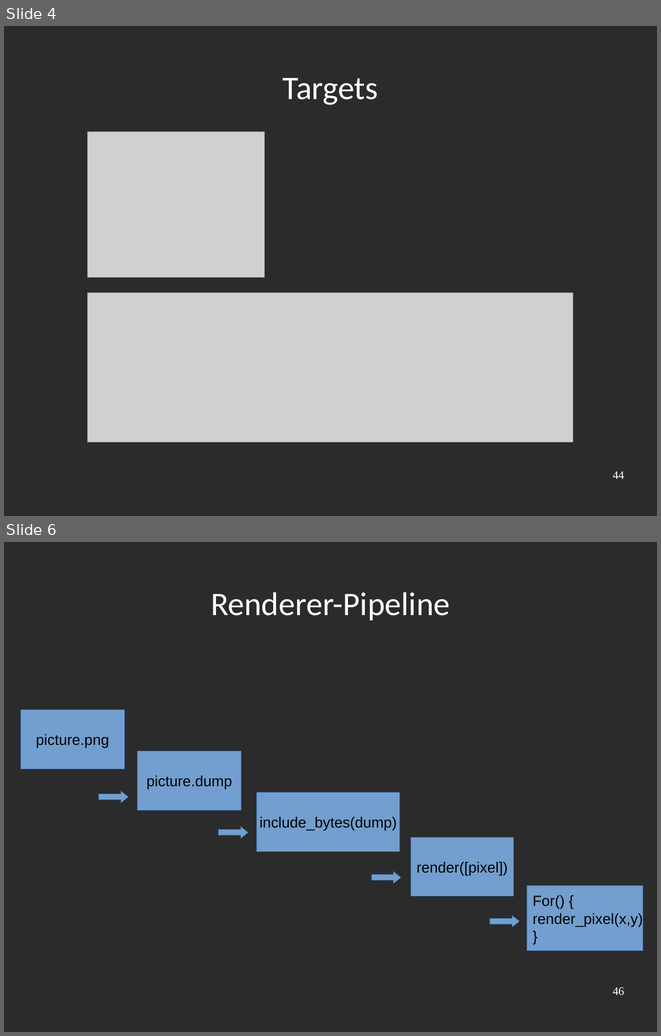
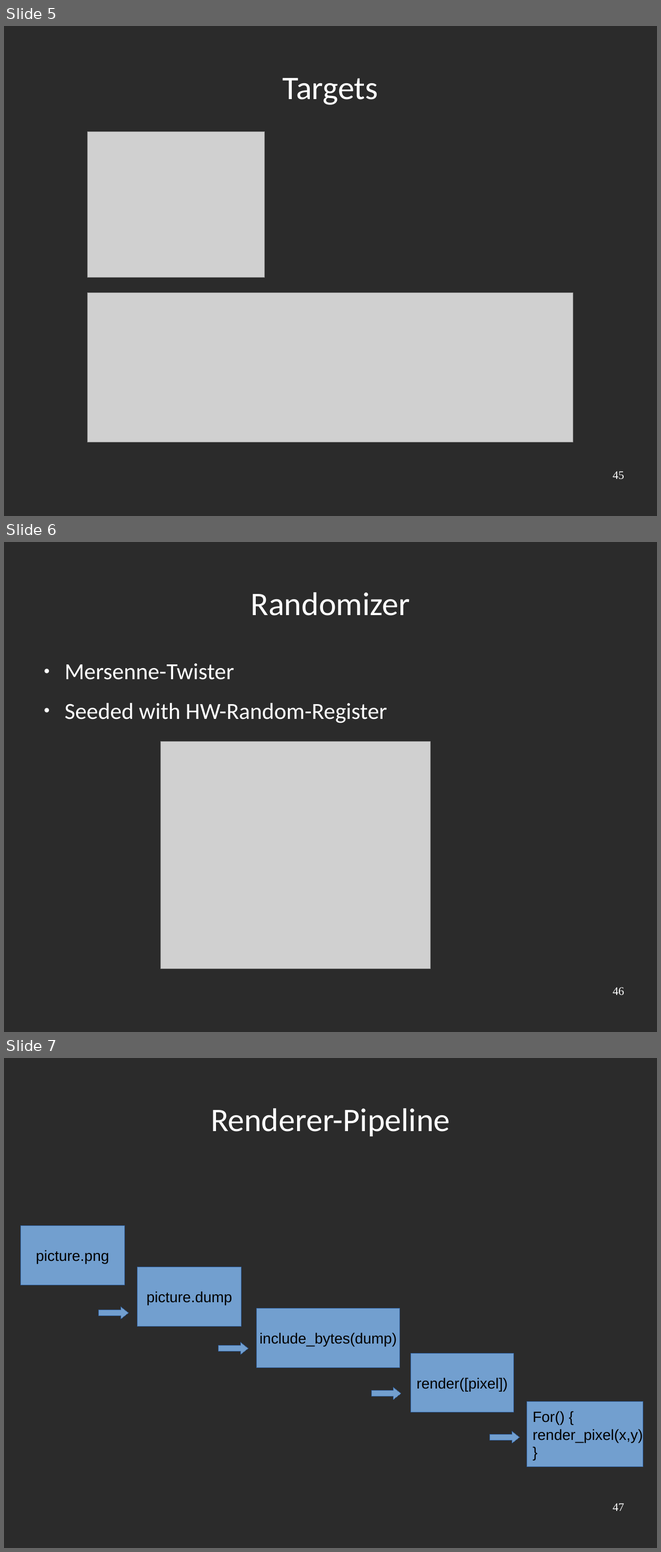
Before and after one commit to Rust-Mikrocontroller-Praktikum-2017/megamaertz, a slide deck: slides/slides.odp. Shown one above the other, each under a label of ours: slides 4 and 6 before the commit, slides 5, 6 and 7 after it; the slides between them are not shown. The pictures are 661x1036 and 661x1552 pixels, drawn with LibreOffice and Linux fonts; fonts in the diff are those of the drawing; grey boxes stand for pictures; background and template pictures are left out; a plain dark background stands for a picture behind light text. Boxes give left, top, right and bottom in pixels: in the first picture for what was removed or moved away, otherwise in the second. Text is boxed around its words. In the diff, an @@ line names an element or a change of style, - is before the commit and + after.

```diff
--- a/slides/slides.odp
+++ b/slides/slides.odp
@@ slide 6 added at <box>4,542,657,1032</box>, background picture (left out); not listed: 1 template element that a slide beside it also shows @@
@@ title added at <box>251,592,411,616</box>, 40 pt, text #FFFFFF @@
+Randomizer
@@ text added at <box>64,663,387,723</box>, 28 pt, text #FFFFFF @@
+● Mersenne-Twister
+● Seeded with HW-Random-Register
@@ picture added at <box>160,742,431,969</box> @@
@@ what was slide 4 is now slide 5 @@
@@ page number at <box>612,471,624,479</box>: text changed @@
-44
+45
@@ what was slide 6 is now slide 7 @@
@@ page number at <box>612,1503,624,1511</box>: text changed @@
-46
+47
```
Also in this commit, not shown: 6 slides changed, 9 other files.
